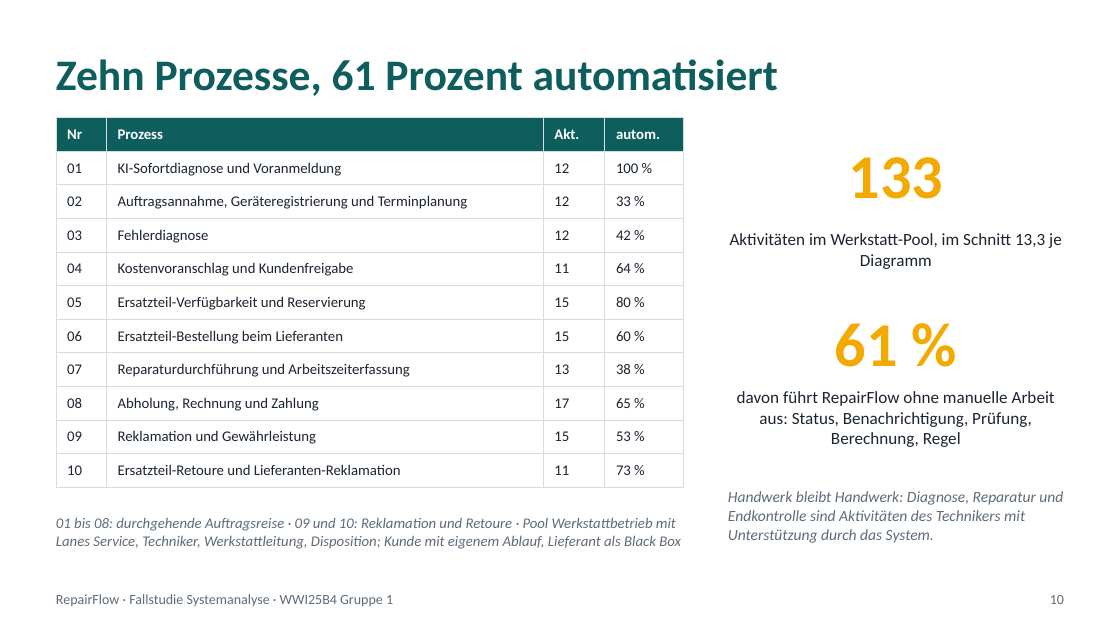
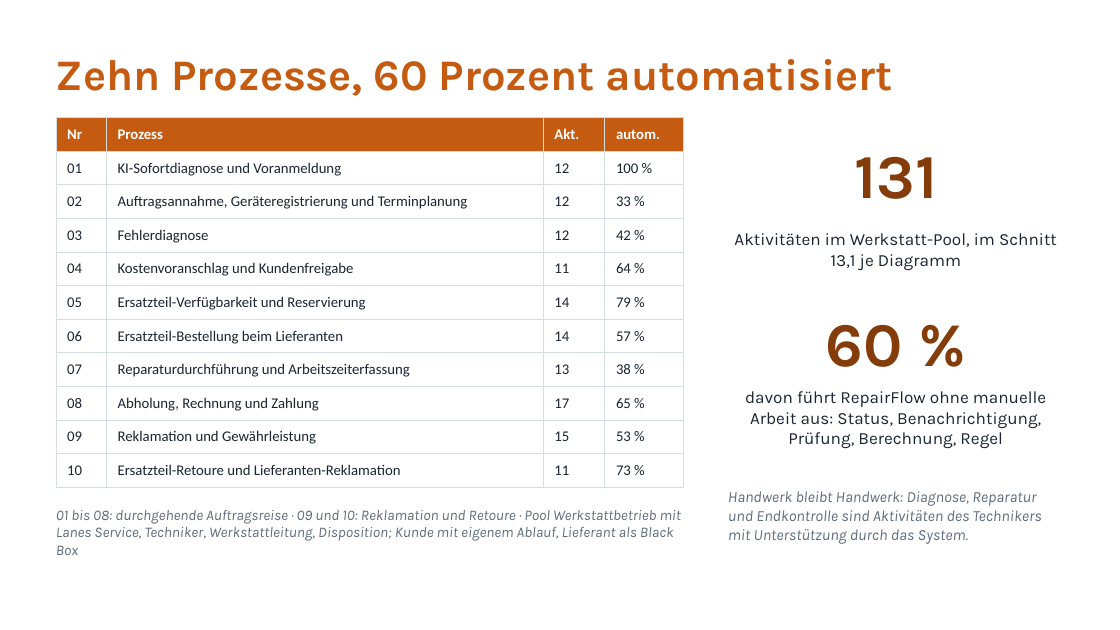
Before and after one commit to jakobschwan123-cmd/casestudy-semester-3, a slide deck: slide 10 of 4_praesentation/Abschlusspraesentation.pptx. Drawn at 1120x630 pixels with LibreOffice and Linux fonts; fonts in the diff are those of the drawing. Boxes give left, top, right and bottom in pixels: in the first picture for what was removed or moved away, otherwise in the second. Text is boxed around its words. In the diff, an @@ line names an element or a change of style, - is before the commit and + after.

```diff
--- a/4_praesentation/Abschlusspraesentation.pptx
+++ b/4_praesentation/Abschlusspraesentation.pptx
@@ text at [56, 59, 893, 96]: text changed; font Calibri to Karla; text colour #0E5E5E to #C55A11 @@
-Zehn Prozesse, 61 Prozent automatisiert
+Zehn Prozesse, 60 Prozent automatisiert
@@ table at [56, 118, 683, 487] @@
-row 6, column 3: 15
+row 6, column 3: 14
-row 6, column 4: 80 %
+row 6, column 4: 79 %
-row 7, column 3: 15
+row 7, column 3: 14
-row 7, column 4: 60 %
+row 7, column 4: 57 %
@@ fill #0E5E5E to #C55A11 in row 1 @@
@@ text at [854, 157, 937, 199]: text changed; font Calibri to Karla; text colour #F2A900 to #843C0B @@
-133
+131
@@ text at [734, 233, 1057, 270]: text changed; font Calibri to Karla @@
-Aktivitäten im Werkstatt-Pool, im Schnitt 13,3 je Diagramm
+Aktivitäten im Werkstatt-Pool, im Schnitt 13,1 je Diagramm
@@ text at [826, 324, 903, 367]: text changed; font Calibri to Karla; text colour #F2A900 to #843C0B @@
-61 %
+60 %
@@ font Calibri to Karla in 3 elements at [745, 391, 1046, 449], [728, 491, 1042, 544], [56, 510, 681, 555] @@
@@ text removed at [56, 594, 393, 607] @@
-RepairFlow · Fallstudie Systemanalyse · WWI25B4 Gruppe 1
@@ text removed at [1050, 595, 1064, 604] @@
-10
```
Also in this commit, not shown: 16 other slides changed, 1 slide added, 1 slide removed.
